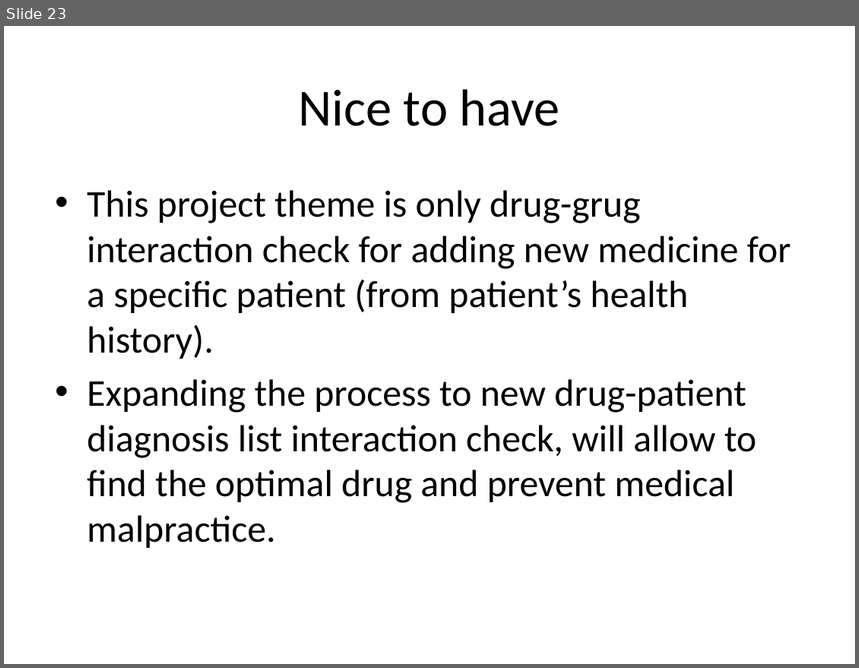
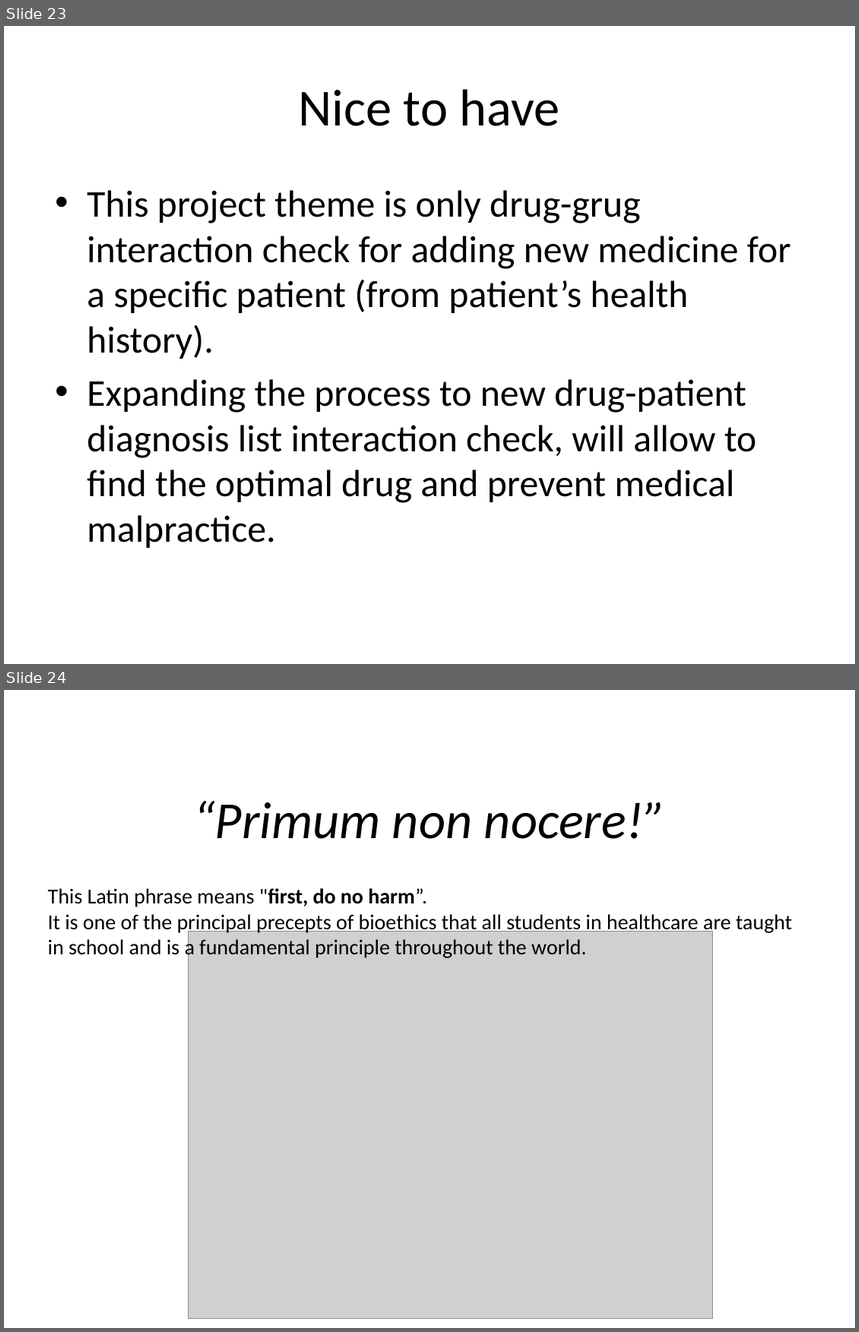
Before and after one commit to katkovOlga/nayaProject, a slide deck: FinalProject.pptx. Shown one above the other, each under a label of ours: slide 23 before the commit, slides 23 and 24 after it. The pictures are 859x668 and 859x1332 pixels, drawn with LibreOffice and Linux fonts; fonts in the diff are those of the drawing; grey boxes stand for pictures. Boxes give left, top, right and bottom in pixels: in the first picture for what was removed or moved away, otherwise in the second. Text is boxed around its words. In the diff, an @@ line names an element or a change of style, - is before the commit and + after.

```diff
--- a/FinalProject.pptx
+++ b/FinalProject.pptx
@@ slide 24 added at bbox=[4, 690, 855, 1328], background #FFFFFF @@
@@ title added at bbox=[193, 801, 666, 839], 44 pt, text #000000, italic @@
+“Primum non nocere!”
@@ text added at bbox=[48, 888, 792, 960], 18 pt, text #000000 @@
+This Latin phrase means "first, do no harm”.
+It is one of the principal precepts of bioethics that all students in healthcare are taught in school and is a fundamental principle throughout the world.
@@ picture added at bbox=[189, 931, 713, 1319] @@
```
Also in this commit, not shown: 1 slide removed.
